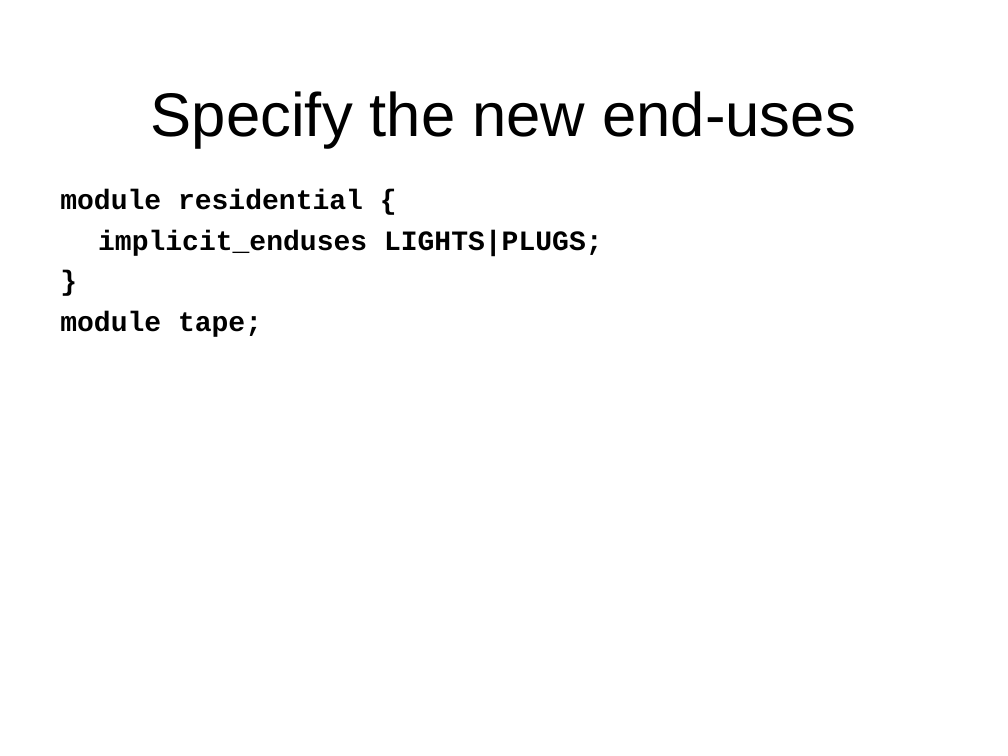
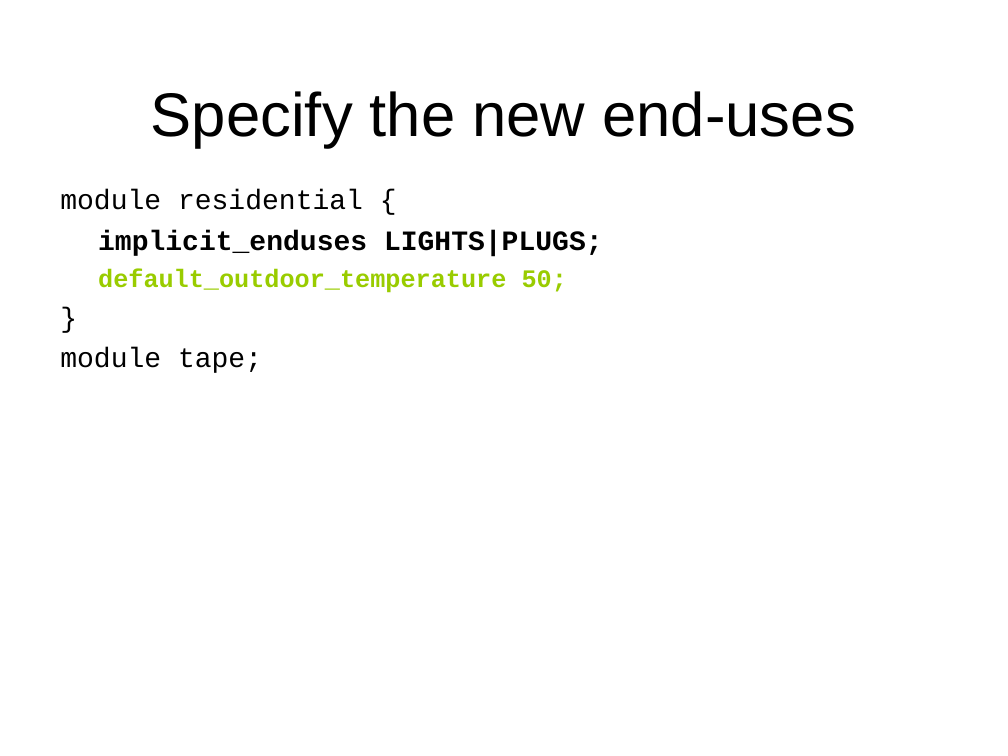
Before and after one commit to gridlab-d/course, a slide deck: slide 20 of Short/1 - Residential.ppt (slide 10 before the commit). Drawn at 1008x756 pixels with LibreOffice and Linux fonts; fonts in the diff are those of the drawing; background and template pictures are left out. Boxes give left, top, right and bottom in pixels: in the first picture for what was removed or moved away, otherwise in the second. Text is boxed around its words. In the diff, an @@ line names an element or a change of style, - is before the commit and + after.

```diff
--- a/Short/1 - Residential.ppt
+++ b/Short/1 - Residential.ppt
@@ text at [60, 189, 363, 373]: bold off in "module residential {", "}", "module tape;" @@
@@ text at [98, 268, 567, 293]: paragraph added @@
+default_outdoor_temperature 50;
```
Also in this commit, not shown: 9 other slides changed, 30 slides added, 6 other files.
